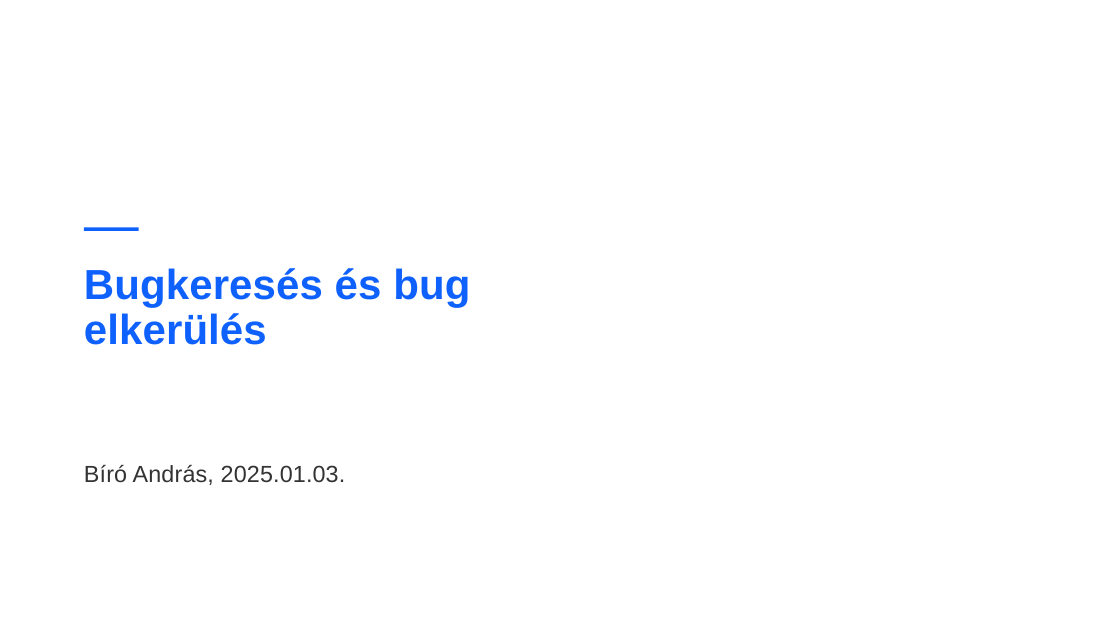
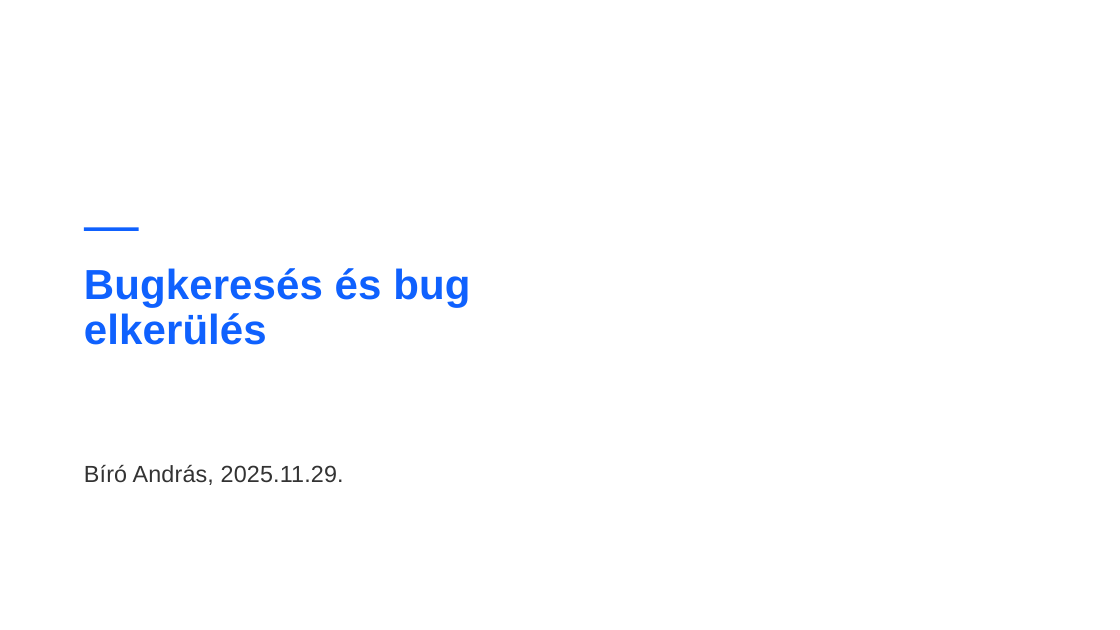
Before and after one commit to andrasbiro-silabs/cansat-bug-presentation, a slide deck: slide 1 of cansat_debug.pptx. Drawn at 1120x630 pixels with LibreOffice and Linux fonts; fonts in the diff are those of the drawing; background and template pictures are left out. Boxes give left, top, right and bottom in pixels: in the first picture for what was removed or moved away, otherwise in the second. Text is boxed around its words. In the diff, an @@ line names an element or a change of style, - is before the commit and + after.

```diff
--- a/cansat_debug.pptx
+++ b/cansat_debug.pptx
@@ subtitle at <box>84,465,344,485</box>: text changed @@
-Bíró András, 2025.01.03.
+Bíró András, 2025.11.29.
```
Also in this commit, not shown: 10 other slides changed, 9 slides added, 3 slides removed.
